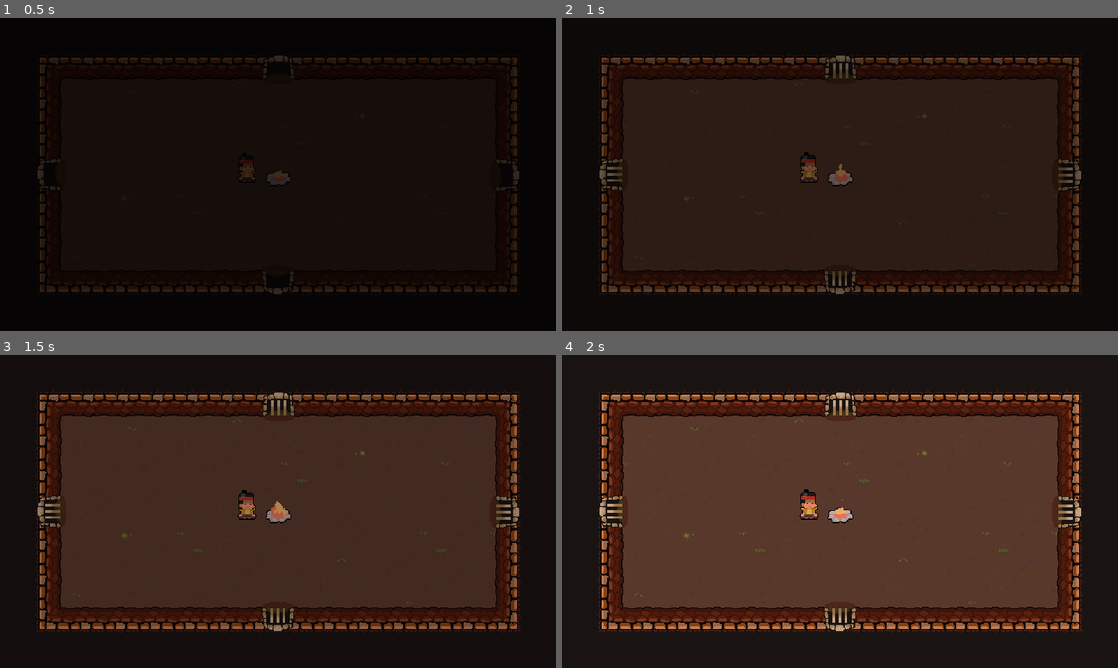
Above: before the commit, frames 1-4 (two rows, left to right).
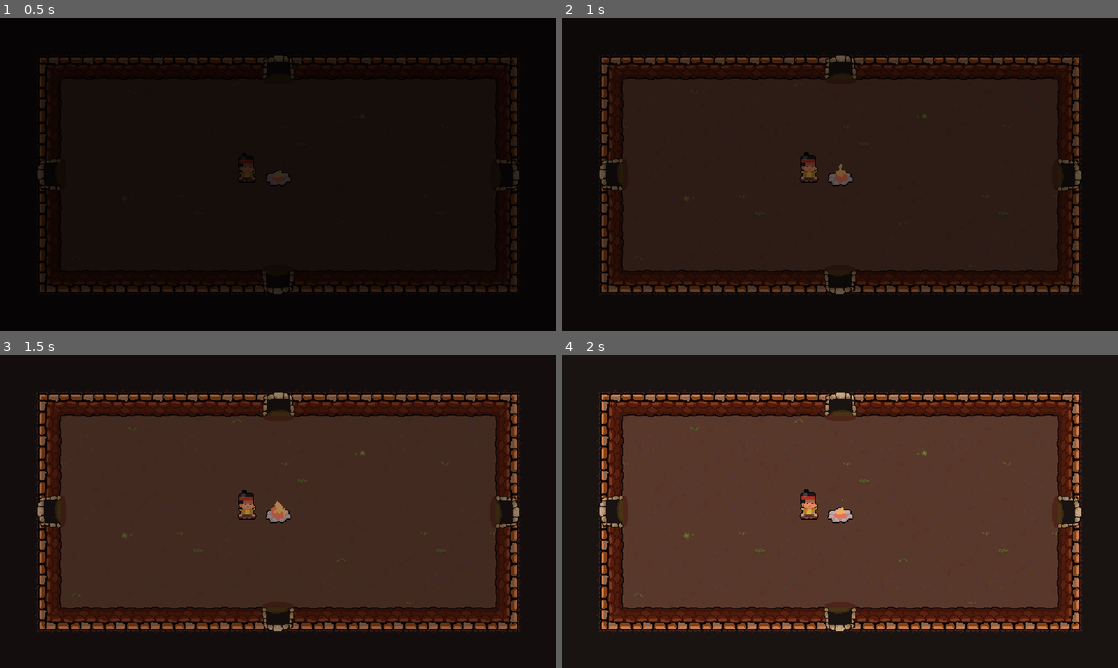
Above: after the commit, the same moments.

Repository: NathanAung/BelusDungeon
Game: Godot game, scene res://Scenes/Main/Main.tscn
The game is run twice, just before and just after one commit, with the same random seed, the same clock (stepped at 60 frames per second) and the same inputs. Sound files missing from this copy of the repository are replaced by a short silence.
Inputs (mouse positions are in pixels of both pictures, inside the frame that each line leads up to):
- Up to frame 1 (0.5 s): no input
- Up to frame 2 (1 s): tap Enter at 0.5 s; move the mouse to (962, 158) at 0.52 s; hold D (input_right) from 0.53 s (still down); tap O at 0.6 s; click (962, 158) at 0.67 s; tap F at 0.8 s
- Up to frame 3 (1.5 s): release D (input_right) at 1.25 s; drag from (166, 527) to (278, 408) at 1.27 s
- Up to frame 4 (2 s): no input

Frame 1 is identical in both runs. In frame 2, 0.3% of the frame differs, in the area x 8-92%, y 14-86%; in frame 3, 0.3%; in frame 4, 0.3%.

Commit message:
new victory track, game icon

Diff:
--- a/Scenes/Characters/Bosses/WarriorOgre/WarriorOgre.tscn
+++ b/Scenes/Characters/Bosses/WarriorOgre/WarriorOgre.tscn
@@ -14,6 +14,34 @@
 [ext_resource path="res://Sprites/SpriteSheets/Enemies/Bosses/Sprite-boss-enemy.png" type="Texture" id=13]
 [ext_resource path="res://Scenes/Weapons/WeaponBase/Hitbox.gd" type="Script" id=14]
 
+[sub_resource type="AtlasTexture" id=59]
+atlas = ExtResource( 13 )
+region = Rect2( 0, 296, 80, 74 )
+
+[sub_resource type="AtlasTexture" id=60]
+atlas = ExtResource( 13 )
+region = Rect2( 80, 296, 80, 74 )
+
+[sub_resource type="AtlasTexture" id=61]
+atlas = ExtResource( 13 )
+region = Rect2( 160, 296, 80, 74 )
+
+[sub_resource type="AtlasTexture" id=62]
+atlas = ExtResource( 13 )
+region = Rect2( 240, 296, 80, 74 )
+
+[sub_resource type="AtlasTexture" id=63]
+atlas = ExtResource( 13 )
+region = Rect2( 320, 296, 80, 74 )
+
+[sub_resource type="AtlasTexture" id=64]
+atlas = ExtResource( 13 )
+region = Rect2( 400, 296, 80, 74 )
+
+[sub_resource type="AtlasTexture" id=65]
+atlas = ExtResource( 13 )
+region = Rect2( 480, 296, 80, 74 )
+
 [sub_resource type="AtlasTexture" id=66]
 atlas = ExtResource( 13 )
 region = Rect2( 80, 0, 80, 74 )
@@ -30,6 +58,42 @@
 atlas = ExtResource( 13 )
 region = Rect2( 320, 0, 80, 74 )
 
+[sub_resource type="AtlasTexture" id=101]
+atlas = ExtResource( 13 )
+region = Rect2( 0, 592, 80, 74 )
+
+[sub_resource type="AtlasTexture" id=102]
+atlas = ExtResource( 13 )
+region = Rect2( 80, 592, 80, 74 )
+
+[sub_resource type="AtlasTexture" id=103]
+atlas = ExtResource( 13 )
+region = Rect2( 160, 592, 80, 74 )
+
+[sub_resource type="AtlasTexture" id=104]
+atlas = ExtResource( 13 )
+region = Rect2( 240, 592, 80, 74 )
+
+[sub_resource type="AtlasTexture" id=105]
+atlas = ExtResource( 13 )
+region = Rect2( 320, 592, 80, 74 )
+
+[sub_resource type="AtlasTexture" id=106]
+atlas = ExtResource( 13 )
+region = Rect2( 400, 592, 80, 74 )
+
+[sub_resource type="AtlasTexture" id=107]
+atlas = ExtResource( 13 )
+region = Rect2( 480, 592, 80, 74 )
+
+[sub_resource type="AtlasTexture" id=108]
+atlas = ExtResource( 13 )
+region = Rect2( 560, 592, 80, 74 )
+
+[sub_resource type="AtlasTexture" id=109]
+atlas = ExtResource( 13 )
+region = Rect2( 640, 592, 80, 74 )
+
 [sub_resource type="AtlasTexture" id=46]
 atlas = ExtResource( 13 )
 region = Rect2( 0, 74, 80, 74 )
@@ -46,69 +110,29 @@
 atlas = ExtResource( 13 )
 region = Rect2( 240, 74, 80, 74 )
 
-[sub_resource type="AtlasTexture" id=101]
-atlas = ExtResource( 13 )
-region = Rect2( 0, 592, 80, 74 )
-
-[sub_resource type="AtlasTexture" id=102]
-atlas = ExtResource( 13 )
-region = Rect2( 80, 592, 80, 74 )
-
-[sub_resource type="AtlasTexture" id=103]
-atlas = ExtResource( 13 )
-region = Rect2( 160, 592, 80, 74 )
-
-[sub_resource type="AtlasTexture" id=104]
-atlas = ExtResource( 13 )
-region = Rect2( 240, 592, 80, 74 )
-
-[sub_resource type="AtlasTexture" id=105]
-atlas = ExtResource( 13 )
-region = Rect2( 320, 592, 80, 74 )
-
-[sub_resource type="AtlasTexture" id=106]
-atlas = ExtResource( 13 )
-region = Rect2( 400, 592, 80, 74 )
-
-[sub_resource type="AtlasTexture" id=107]
-atlas = ExtResource( 13 )
-region = Rect2( 480, 592, 80, 74 )
-
-[sub_resource type="AtlasTexture" id=108]
-atlas = ExtResource( 13 )
-region = Rect2( 560, 592, 80, 74 )
-
-[sub_resource type="AtlasTexture" id=109]
-atlas = ExtResource( 13 )
-region = Rect2( 640, 592, 80, 74 )
-
-[sub_resource type="AtlasTexture" id=59]
-atlas = ExtResource( 13 )
-region = Rect2( 0, 296, 80, 74 )
-
-[sub_resource type="AtlasTexture" id=60]
-atlas = ExtResource( 13 )
-region = Rect2( 80, 296, 80, 74 )
-
-[sub_resource type="AtlasTexture" id=61]
-atlas = ExtResource( 13 )
-region = Rect2( 160, 296, 80, 74 )
-
-[sub_resource type="AtlasTexture" id=62]
-atlas = ExtResource( 13 )
-region = Rect2( 240, 296, 80, 74 )
-
-[sub_resource type="AtlasTexture" id=63]
-atlas = ExtResource( 13 )
-region = Rect2( 320, 296, 80, 74 )
-
-[sub_resource type="AtlasTexture" id=64]
-atlas = ExtResource( 13 )
-region = Rect2( 400, 296, 80, 74 )
-
-[sub_resource type="AtlasTexture" id=65]
-atlas = ExtResource( 13 )
-region = Rect2( 480, 296, 80, 74 )
+[sub_resource type="AtlasTexture" id=50]
+atlas = ExtResource( 13 )
+region = Rect2( 0, 370, 80, 74 )
+
+[sub_resource type="AtlasTexture" id=51]
+atlas = ExtResource( 13 )
+region = Rect2( 80, 370, 80, 74 )
+
+[sub_resource type="AtlasTexture" id=52]
+atlas = ExtResource( 13 )
+region = Rect2( 160, 370, 80, 74 )
+
+[sub_resource type="AtlasTexture" id=53]
+atlas = ExtResource( 13 )
+region = Rect2( 240, 370, 80, 74 )
+
+[sub_resource type="AtlasTexture" id=54]
+atlas = ExtResource( 13 )
+region = Rect2( 320, 370, 80, 74 )
+
+[sub_resource type="AtlasTexture" id=55]
+atlas = ExtResource( 13 )
+region = Rect2( 400, 370, 80, 74 )
 
 [sub_resource type="AtlasTexture" id=70]
 atlas = ExtResource( 13 )
@@ -134,29 +158,29 @@
 atlas = ExtResource( 13 )
 region = Rect2( 400, 222, 80, 74 )
 
-[sub_resource type="AtlasTexture" id=50]
-atlas = ExtResource( 13 )
-region = Rect2( 0, 370, 80, 74 )
-
-[sub_resource type="AtlasTexture" id=51]
-atlas = ExtResource( 13 )
-region = Rect2( 80, 370, 80, 74 )
-
-[sub_resource type="AtlasTexture" id=52]
-atlas = ExtResource( 13 )
-region = Rect2( 160, 370, 80, 74 )
-
-[sub_resource type="AtlasTexture" id=53]
-atlas = ExtResource( 13 )
-region = Rect2( 240, 370, 80, 74 )
-
-[sub_resource type="AtlasTexture" id=54]
-atlas = ExtResource( 13 )
-region = Rect2( 320, 370, 80, 74 )
-
-[sub_resource type="AtlasTexture" id=55]
-atlas = ExtResource( 13 )
-region = Rect2( 400, 370, 80, 74 )
+[sub_resource type="AtlasTexture" id=80]
+atlas = ExtResource( 13 )
+region = Rect2( 0, 148, 80, 74 )
+
+[sub_resource type="AtlasTexture" id=81]
+atlas = ExtResource( 13 )
+region = Rect2( 80, 148, 80, 74 )
+
+[sub_resource type="AtlasTexture" id=82]
+atlas = ExtResource( 13 )
+region = Rect2( 160, 148, 80, 74 )
+
+[sub_resource type="AtlasTexture" id=83]
+atlas = ExtResource( 13 )
+region = Rect2( 240, 148, 80, 74 )
+
+[sub_resource type="AtlasTexture" id=84]
+atlas = ExtResource( 13 )
+region = Rect2( 320, 148, 80, 74 )
+
+[sub_resource type="AtlasTexture" id=85]
+atlas = ExtResource( 13 )
+region = Rect2( 400, 148, 80, 74 )
 
 [sub_resource type="AtlasTexture" id=97]
 atlas = ExtResource( 13 )
@@ -181,30 +205,6 @@
 [sub_resource type="AtlasTexture" id=58]
 atlas = ExtResource( 13 )
 region = Rect2( 160, 444, 80, 74 )
-
-[sub_resource type="AtlasTexture" id=80]
-atlas = ExtResource( 13 )
-region = Rect2( 0, 148, 80, 74 )
-
-[sub_resource type="AtlasTexture" id=81]
-atlas = ExtResource( 13 )
-region = Rect2( 80, 148, 80, 74 )
-
-[sub_resource type="AtlasTexture" id=82]
-atlas = ExtResource( 13 )
-region = Rect2( 160, 148, 80, 74 )
-
-[sub_resource type="AtlasTexture" id=83]
-atlas = ExtResource( 13 )
-region = Rect2( 240, 148, 80, 74 )
-
-[sub_resource type="AtlasTexture" id=84]
-atlas = ExtResource( 13 )
-region = Rect2( 320, 148, 80, 74 )
-
-[sub_resource type="AtlasTexture" id=85]
-atlas = ExtResource( 13 )
-region = Rect2( 400, 148, 80, 74 )
 
 [sub_resource type="AtlasTexture" id=87]
 atlas = ExtResource( 13 )
@@ -248,24 +248,29 @@
 
 [sub_resource type="SpriteFrames" id=23]
 animations = [ {
+"frames": [ SubResource( 59 ), SubResource( 60 ), SubResource( 61 ), SubResource( 62 ), SubResource( 63 ), SubResource( 64 ), SubResource( 65 ) ],
+"loop": false,
+"name": "Summon",
+"speed": 9.0
+}, {
 "frames": [ SubResource( 66 ), SubResource( 67 ), SubResource( 68 ), SubResource( 69 ) ],
 "loop": true,
 "name": "Idle",
 "speed": 5.0
 }, {
+"frames": [ SubResource( 101 ), SubResource( 102 ), SubResource( 103 ), SubResource( 104 ), SubResource( 105 ), SubResource( 106 ), SubResource( 107 ), SubResource( 108 ), SubResource( 109 ) ],
+"loop": false,
+"name": "Death",
+"speed": 12.0
+}, {
 "frames": [ SubResource( 46 ), SubResource( 47 ), SubResource( 48 ), SubResource( 49 ) ],
 "loop": true,
 "name": "Walk",
 "speed": 8.0
 }, {
-"frames": [ SubResource( 101 ), SubResource( 102 ), SubResource( 103 ), SubResource( 104 ), SubResource( 105 ), SubResource( 106 ), SubResource( 107 ), SubResource( 108 ), SubResource( 109 ) ],
+"frames": [ SubResource( 50 ), SubResource( 51 ), SubResource( 52 ), SubResource( 53 ), SubResource( 54 ), SubResource( 55 ) ],
 "loop": false,
-"name": "Death",
-"speed": 12.0
-}, {
-"frames": [ SubResource( 59 ), SubResource( 60 ), SubResource( 61 ), SubResource( 62 ), SubResource( 63 ), SubResource( 64 ), SubResource( 65 ) ],
-"loop": false,
-"name": "Summon",
+"name": "SpinStart",
 "speed": 9.0
 }, {
 "frames": [ SubResource( 70 ), SubResource( 71 ), SubResource( 72 ), SubResource( 73 ), SubResource( 74 ), SubResource( 75 ) ],
@@ -273,10 +278,10 @@
 "name": "Dash",
 "speed": 9.0
 }, {
-"frames": [ SubResource( 50 ), SubResource( 51 ), SubResource( 52 ), SubResource( 53 ), SubResource( 54 ), SubResource( 55 ) ],
+"frames": [ SubResource( 80 ), SubResource( 81 ), SubResource( 82 ), SubResource( 83 ), SubResource( 84 ), SubResource( 85 ) ],
 "loop": false,
-"name": "SpinStart",
-"speed": 9.0
+"name": "Slam",
+"speed": 8.0
 }, {
 "frames": [ SubResource( 97 ), SubResource( 98 ), SubResource( 99 ) ],
 "loop": false,
@@ -286,11 +291,6 @@
 "frames": [ SubResource( 56 ), SubResource( 57 ), SubResource( 58 ) ],
 "loop": true,
 "name": "Spin",
-"speed": 8.0
-}, {
-"frames": [ SubResource( 80 ), SubResource( 81 ), SubResource( 82 ), SubResource( 83 ), SubResource( 84 ), SubResource( 85 ) ],
-"loop": false,
-"name": "Slam",
 "speed": 8.0
 }, {
 "frames": [ SubResource( 87 ), SubResource( 88 ), SubResource( 89 ), SubResource( 90 ), SubResource( 91 ), SubResource( 92 ), SubResource( 93 ), SubResource( 94 ), SubResource( 95 ), SubResource( 96 ) ],
--- a/Scenes/Environment/Dungeon/DungeonManager.gd
+++ b/Scenes/Environment/Dungeon/DungeonManager.gd
@@ -70,11 +70,11 @@
 #func _process(delta):
 #	pass
 
-func _input(event):
-	if event is InputEventKey:
-		# open doors in current room when O Key is pressed
-		if event.pressed and event.scancode == KEY_O:
-			current_room.open_doors(!current_room.doors_open)
+#func _input(event):
+#	if event is InputEventKey:
+#		# open doors in current room when O Key is pressed
+#		if event.pressed and event.scancode == KEY_O:
+#			current_room.open_doors(!current_room.doors_open)
 
 
 # room transition
--- a/Scenes/GameClear/GameClear.gd
+++ b/Scenes/GameClear/GameClear.gd
@@ -83,10 +83,10 @@
 			DungeonGlobal.restart(true)
 		else:
 			DungeonGlobal.restart(false)
-	elif anim_name == "from_white":
-			AudioGlobal.music_off_fixed = false
-			AudioGlobal.change_music(AudioGlobal.victory_track)
-			AudioGlobal.music_on_off(AudioGlobal.music_settings, false)
+#	elif anim_name == "from_white":
+#			AudioGlobal.music_off_fixed = false
+#			AudioGlobal.change_music(AudioGlobal.victory_track)
+#			AudioGlobal.music_on_off(AudioGlobal.music_settings, false)
 	elif anim_name == "FadeIn":
 		score_text.visible = true
 		eng_text.visible = true
@@ -100,6 +100,10 @@
 
 func _on_AnimationPlayer_animation_started(anim_name):
 	in_transition = true
+	if anim_name == "from_white":
+		AudioGlobal.music_off_fixed = false
+		AudioGlobal.change_music(AudioGlobal.victory_track)
+		AudioGlobal.music_on_off(AudioGlobal.music_settings, false)
 
 
 func _on_Timer_timeout():
--- a/Scenes/Globals/AudioGlobal/AudioGlobal.gd
+++ b/Scenes/Globals/AudioGlobal/AudioGlobal.gd
@@ -9,7 +9,7 @@
 var HealingRoomM = load("res://Music/HealingRoom.mp3")
 var ShopM = load("res://Music/Shop.mp3")
 var GameOverM = load("res://Music/GameOver.mp3")
-var VictoryM = load("res://Music/Victory.ogg")
+var VictoryM = load("res://Music/Victory.mp3")
 var BossIntroM = load("res://Music/BossIntro.mp3")
 var BossThemeM = load("res://Music/BossTheme.mp3")
 var boss_intro_track:int = 8
--- a/Scenes/Globals/DungeonGlobal/DungeonGlobal.gd
+++ b/Scenes/Globals/DungeonGlobal/DungeonGlobal.gd
@@ -43,17 +43,17 @@
 func _ready():
 	randomize()
 
-func _unhandled_input(event):
-	if event is InputEventKey and event.pressed and not event.echo:
-		# F to go to new floor
-#		if event.scancode == KEY_F:
-#			next_floor()
-		# R to restart
-		if event.scancode == KEY_R:
-			restart(false)
+#func _unhandled_input(event):
+#	if event is InputEventKey and event.pressed and not event.echo:
+#		# F to go to new floor
+##		if event.scancode == KEY_F:
+##			next_floor()
+#		# R to restart
+#		if event.scancode == KEY_R:
+#			restart(false)
 #		if event.scancode == KEY_I and !in_game_clear_scene:
 #			game_clear()
-#		pass
+##		pass
 
 
 # Called every frame. 'delta' is the elapsed time since the previous frame.
--- a/Scenes/Globals/PlayerGlobal/PlayerGlobal.gd
+++ b/Scenes/Globals/PlayerGlobal/PlayerGlobal.gd
@@ -77,7 +77,7 @@
 	player_HP_max = player_HP_default
 	player_HP_current = player_HP_default
 	player_score_current = 0
-	keys_collected = 1
+	keys_collected = 0
 	collected_power_ups = []
 	player_WS_current = player_WS_default
 	player_Gold_current = player_Gold_default
--- a/project.godot
+++ b/project.godot
@@ -86,10 +86,11 @@
 
 [application]
 
-config/name="BelusDungeon0.9.15-1"
+config/name="BelusDungeon0.9.15-2"
 run/main_scene="res://Scenes/Main/Main.tscn"
 boot_splash/image="res://Sprites/Misc/cover_art.png"
 config/icon="res://Sprites/Misc/game_icon.png"
+config/windows_native_icon="res://Sprites/Misc/game_icon_g.ico"
 
 [autoload]
 
Not shown, added: Music/Victory.mp3.import
Not shown, removed: Music/Victory.ogg.import
Not shown, added: Music/Victory0.ogg.import
Binary file added: Sprites/Misc/game_icon_g.ico
Binary file added: Sprites/Misc/game_icon_n.ico
Binary file added: Sprites/Misc/game_icon_windows_native.ico
Not shown, added: BelusDungeon0.9.15-2.exe
Not shown, added: Music/Victory.mp3
Not shown, removed: Music/Victory.ogg
Not shown, added: Music/Victory0.ogg
Not shown, added: Sprites/Misc/game_icon_g.xcf
